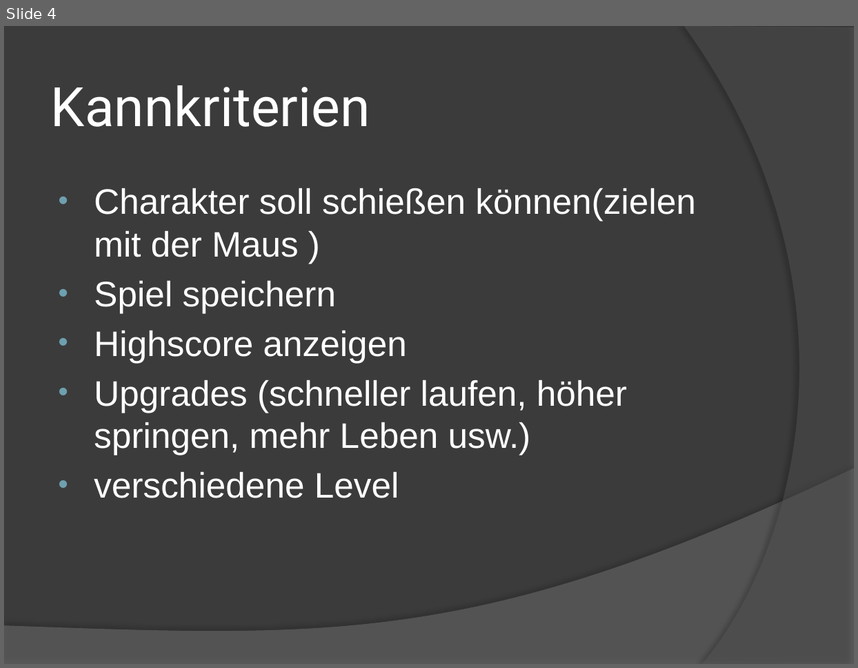
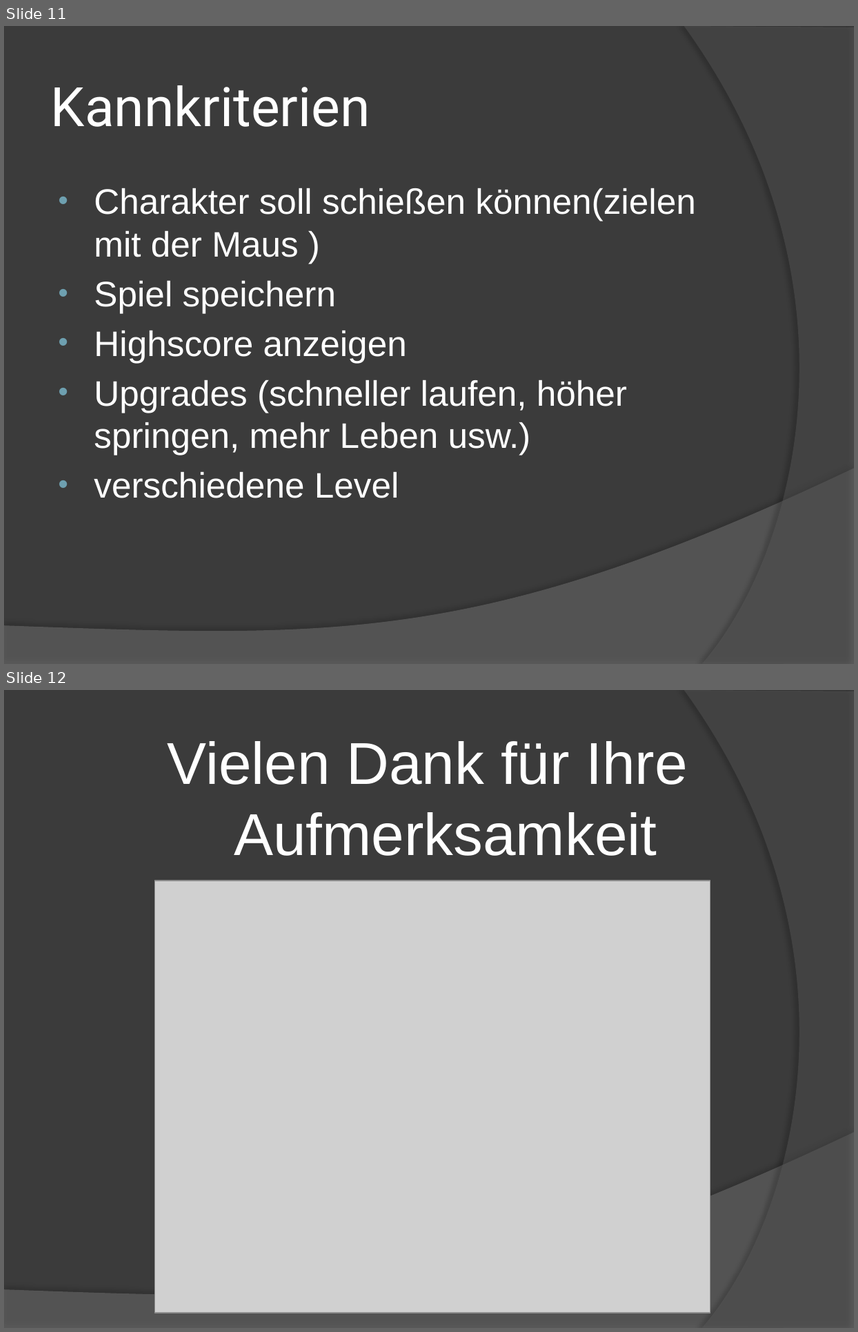
Before and after one commit to LukeSkywalker44/Jump_Run, a slide deck: Präsentation/Jump And Run.pptx. Shown one above the other, each under a label of ours: slide 4 before the commit, slides 11 and 12 after it. The pictures are 858x668 and 858x1332 pixels, drawn with LibreOffice and Linux fonts; fonts in the diff are those of the drawing; grey boxes stand for pictures. Boxes give left, top, right and bottom in pixels: in the first picture for what was removed or moved away, otherwise in the second. Text is boxed around its words. In the diff, an @@ line names an element or a change of style, - is before the commit and + after.

```diff
--- a/Präsentation/Jump And Run.pptx
+++ b/Präsentation/Jump And Run.pptx
@@ slide 12 added at [4, 690, 854, 1328], background #3B3B3B; not listed: 2 template elements that a slide beside it also shows @@
@@ text added at [168, 741, 687, 856], 50 pt, text #FFFFFF @@
+Vielen Dank für Ihre Aufmerksamkeit
@@ picture added at [154, 880, 711, 1312] @@
@@ what was slide 4 is now slide 11 @@
```
Also in this commit, not shown: 2 slides changed, 2 other slides added, 1 slide removed, 4 other files.
